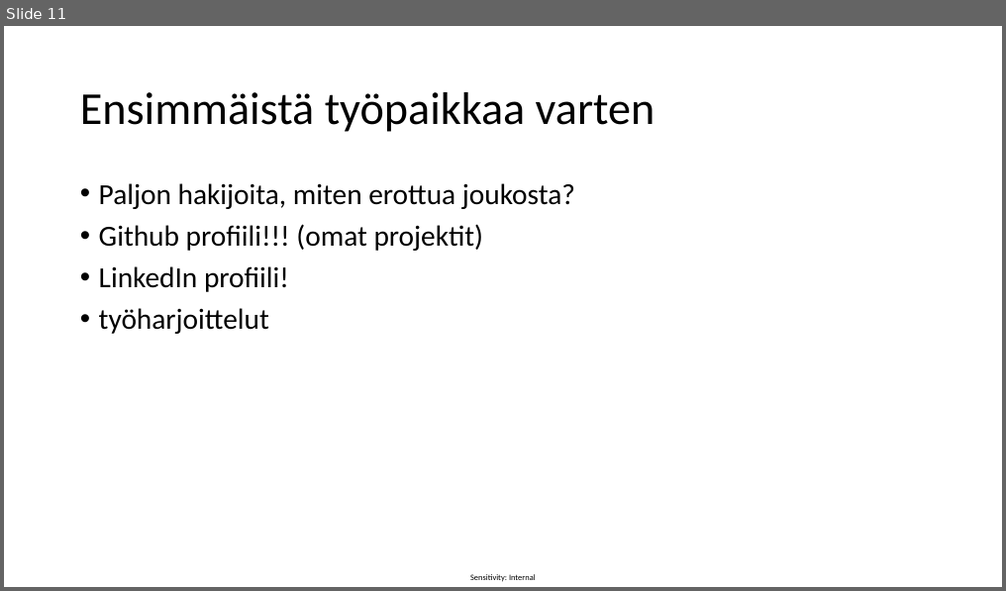
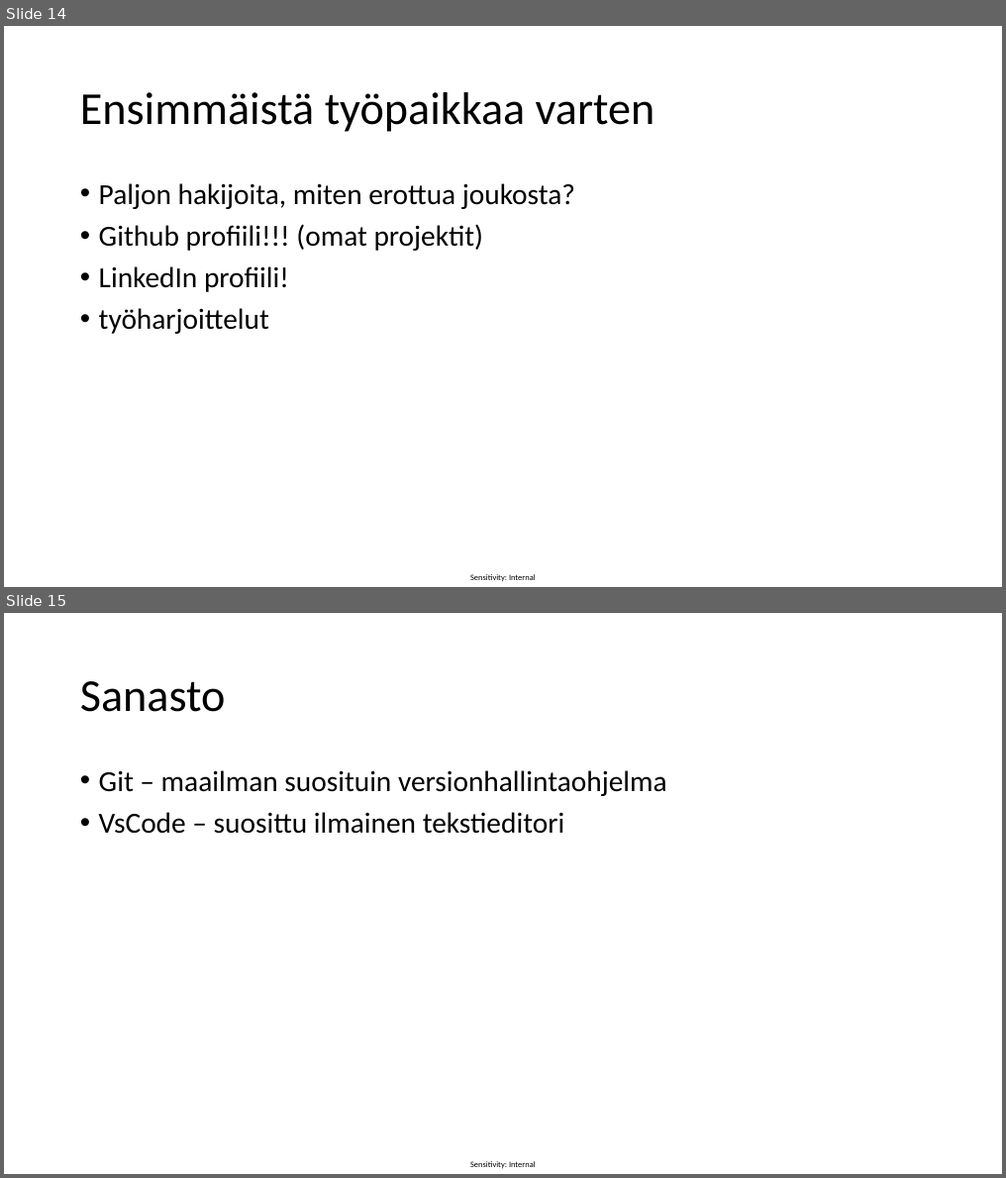
Before and after one commit to vidnyte/pfk2024, a slide deck: PFK2024.pptx. Shown one above the other, each under a label of ours: slide 11 before the commit, slides 14 and 15 after it. The pictures are 1006x591 and 1006x1178 pixels, drawn with LibreOffice and Linux fonts; fonts in the diff are those of the drawing. Boxes give left, top, right and bottom in pixels: in the first picture for what was removed or moved away, otherwise in the second. Text is boxed around its words. In the diff, an @@ line names an element or a change of style, - is before the commit and + after.

```diff
--- a/PFK2024.pptx
+++ b/PFK2024.pptx
@@ slide 15 added at box(4, 613, 1002, 1174), background #FFFFFF; not listed: 1 template element that a slide beside it also shows @@
@@ title added at box(80, 681, 226, 712), 44 pt, text #000000 @@
+Sanasto
@@ text added at box(99, 770, 667, 834), 28 pt, text #000000 @@
+• Git – maailman suosituin versionhallintaohjelma
+• VsCode – suosittu ilmainen tekstieditori
@@ what was slide 11 is now slide 14 @@
```
Also in this commit, not shown: 2 slides changed, 3 other slides added, 1 slide removed, 1 other file.
